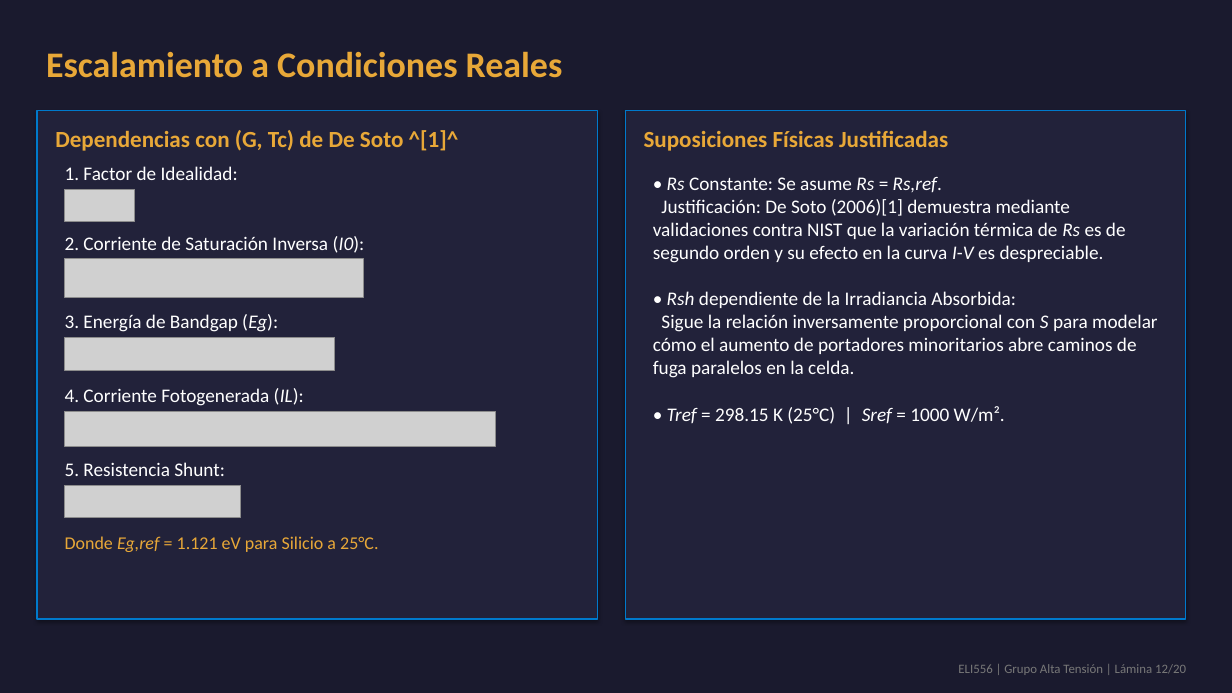
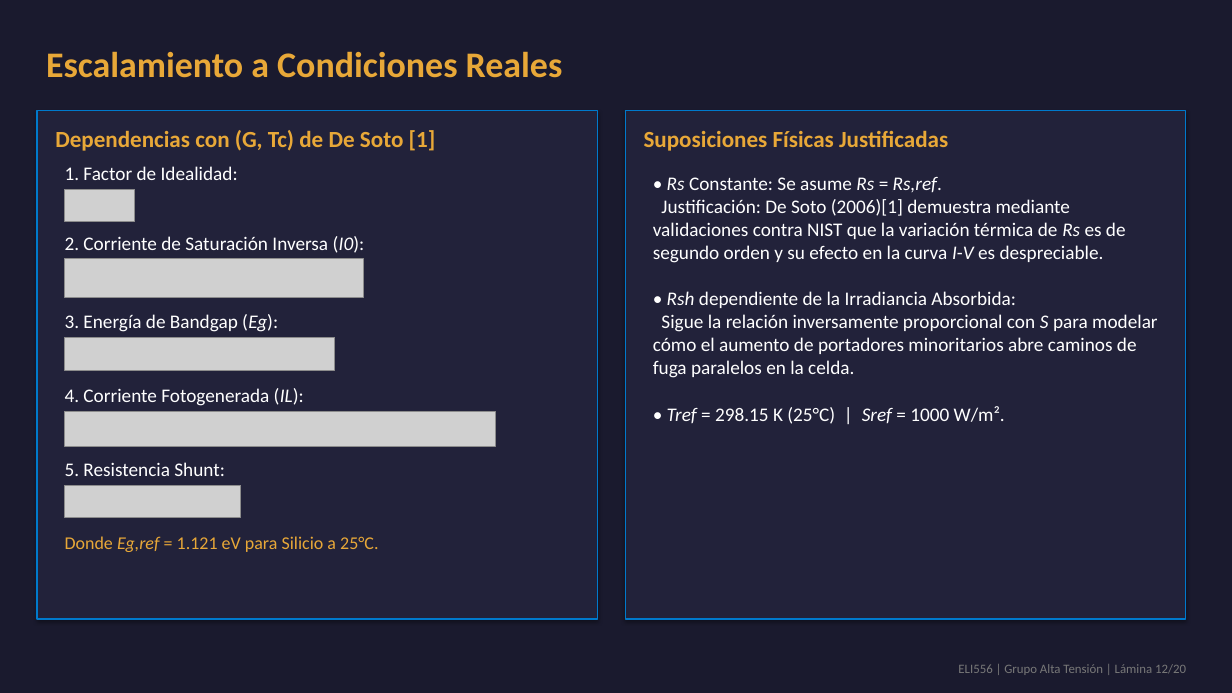
Before and after one commit to theChosen16/t2-paneles, a slide deck: slide 12 of output/Presentacion_Final_ELI556_Atacama.pptx. Drawn at 1232x693 pixels with LibreOffice and Linux fonts; fonts in the diff are those of the drawing; grey boxes stand for pictures. Boxes give left, top, right and bottom in pixels: in the first picture for what was removed or moved away, otherwise in the second. Text is boxed around its words. In the diff, an @@ line names an element or a change of style, - is before the commit and + after.

```diff
--- a/output/Presentacion_Final_ELI556_Atacama.pptx
+++ b/output/Presentacion_Final_ELI556_Atacama.pptx
@@ text at [55, 130, 436, 151]: text changed @@
-Dependencias con (G, Tc) de De Soto ^[1]^
+Dependencias con (G, Tc) de De Soto [1]
```
Also in this commit, not shown: 14 other slides changed, 6 other files.
